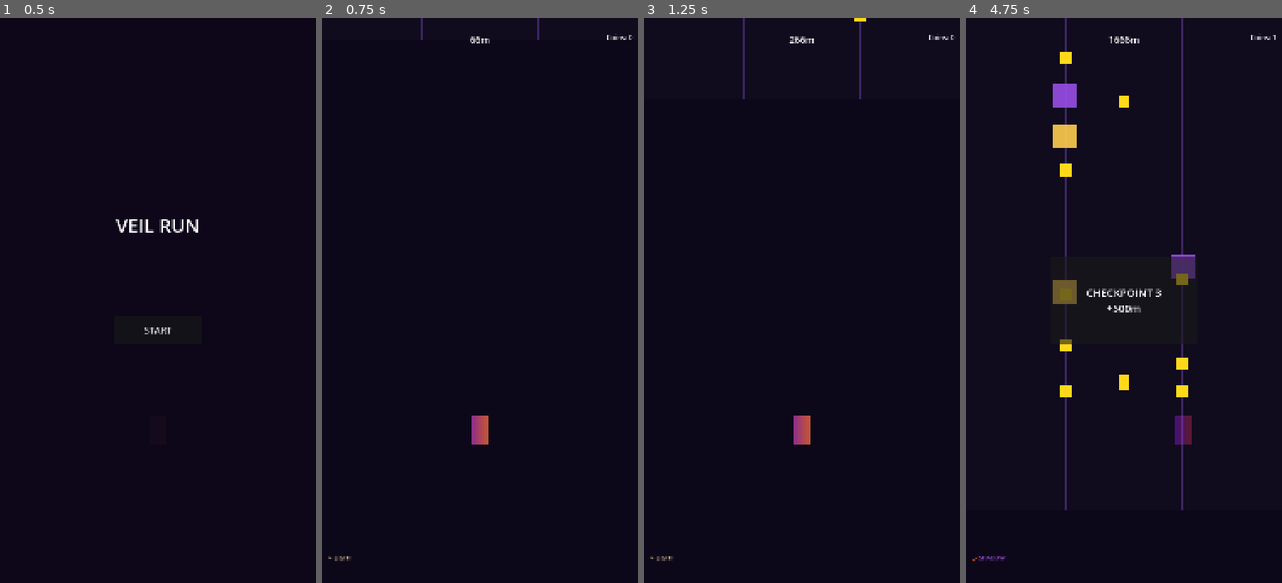
Above: before the commit, frames 1-4 (left to right).
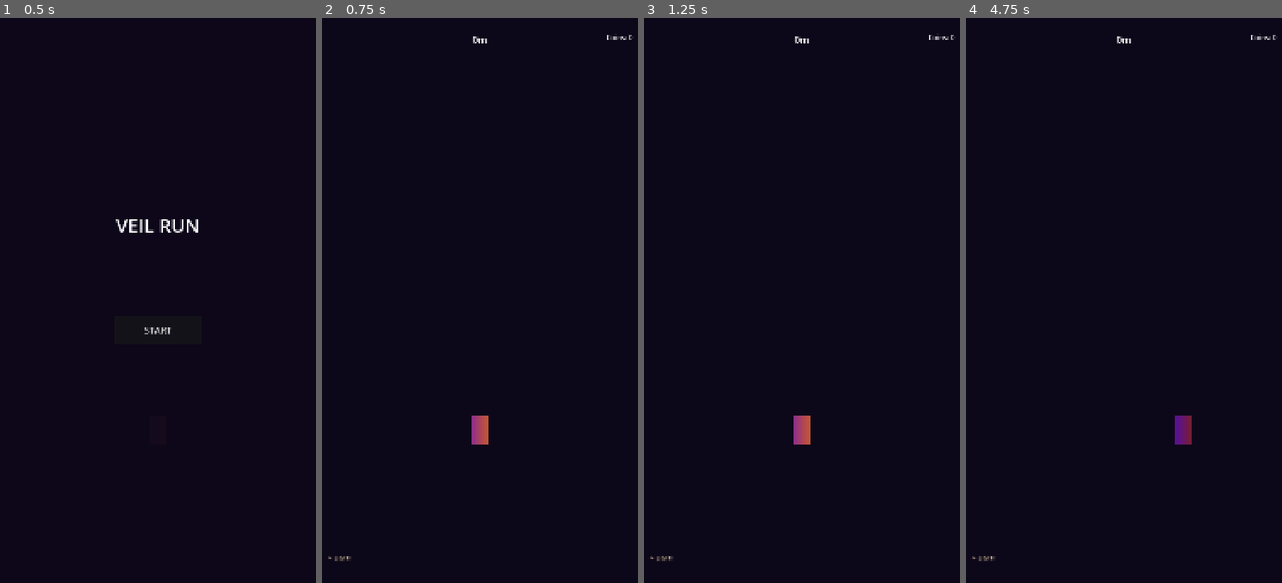
Above: after the commit, the same moments.

Repository: eryaprak/veil-run
Game: Godot game, scene res://scenes/main.tscn
Same seed, same stepped clock (60 frames per second), same inputs: the game is played once before the commit and once after it.
Inputs:
- Up to frame 1 (0.5 s): no input
- Up to frame 2 (0.75 s): click "START" at 0.5 s
- Up to frame 3 (1.25 s): no input
- Up to frame 4 (4.75 s): tap Enter (ui_accept) at 1.25 s; hold D (move_right) 1.28-2.78 s; tap W (veil_shift) every 0.75 s from 1.35 to 4.35 s; tap Space (jump) at 1.52, 2.27, 3.77, 4.52 s; hold A (move_left) 2.78-3.53 s; hold D (move_right) from 3.53 s (still down)

Frame 1 is identical in both runs. In frame 2, 0.1% of the frame differs, in the area x 31-69%, y 0-5%; in frame 3, 0.3%; in frame 4, 3.6%, in the area x 2-98%, y 0-97%.
Error after the commit: Parse Error: Class "GameData" hides an autoload singleton. (res://scripts/game_data.gd:2)

Commit message:
Add: Meta layer - GameData singleton, coin persistence, high score tracking

Diff:
--- a/project.godot
+++ b/project.godot
@@ -15,6 +15,10 @@
 run/main_scene="res://scenes/main.tscn"
 config/features=PackedStringArray("4.6", "Mobile")
 config/icon="res://icon.svg"
+
+[autoload]
+
+GameData="*res://scripts/game_data.gd"
 
 [display]
 
--- /dev/null
+++ b/scripts/game_data.gd
@@ -0,0 +1,84 @@
+extends Node
+class_name GameData
+
+# Persistent game data - coins, unlocks, high score
+# Uses ConfigFile (INI-style) for simple save/load
+
+const SAVE_PATH = "user://veil_run_save.cfg"
+
+var total_coins := 0
+var high_score := 0
+var unlocked_costumes := ["default"]  # Array of costume IDs
+var selected_costume := "default"
+
+# Costume prices
+const COSTUME_PRICES = {
+	"default": 0,
+	"shadow": 1000,
+	"light": 1500,
+	"mystic": 2500
+}
+
+func _ready():
+	load_game()
+
+func save_game():
+	var config = ConfigFile.new()
+
+	config.set_value("progress", "total_coins", total_coins)
+	config.set_value("progress", "high_score", high_score)
+	config.set_value("progress", "unlocked_costumes", unlocked_costumes)
+	config.set_value("progress", "selected_costume", selected_costume)
+
+	var err = config.save(SAVE_PATH)
+	if err != OK:
+		push_error("Failed to save game data: " + str(err))
+
+func load_game():
+	var config = ConfigFile.new()
+	var err = config.load(SAVE_PATH)
+
+	if err != OK:
+		# No save file, use defaults
+		save_game()
+		return
+
+	total_coins = config.get_value("progress", "total_coins", 0)
+	high_score = config.get_value("progress", "high_score", 0)
+	unlocked_costumes = config.get_value("progress", "unlocked_costumes", ["default"])
+	selected_costume = config.get_value("progress", "selected_costume", "default")
+
+func add_coins(amount: int):
+	total_coins += amount
+	save_game()
+
+func spend_coins(amount: int) -> bool:
+	if total_coins >= amount:
+		total_coins -= amount
+		save_game()
+		return true
+	return false
+
+func unlock_costume(costume_id: String) -> bool:
+	if costume_id in unlocked_costumes:
+		return false  # Already unlocked
+
+	var price = COSTUME_PRICES.get(costume_id, 9999)
+	if spend_coins(price):
+		unlocked_costumes.append(costume_id)
+		save_game()
+		return true
+	return false
+
+func select_costume(costume_id: String):
+	if costume_id in unlocked_costumes:
+		selected_costume = costume_id
+		save_game()
+
+func is_costume_unlocked(costume_id: String) -> bool:
+	return costume_id in unlocked_costumes
+
+func update_high_score(score: int):
+	if score > high_score:
+		high_score = score
+		save_game()
--- a/scripts/main.gd
+++ b/scripts/main.gd
@@ -82,6 +82,11 @@
 func game_over():
 	game_state = "game_over"
 	track_manager.stop_generation()
+
+	# Update persistent data
+	GameData.add_coins(coins)
+	GameData.update_high_score(int(distance))
+
 	ui.show_game_over(score, coins, int(distance))
 
 func continue_run():
